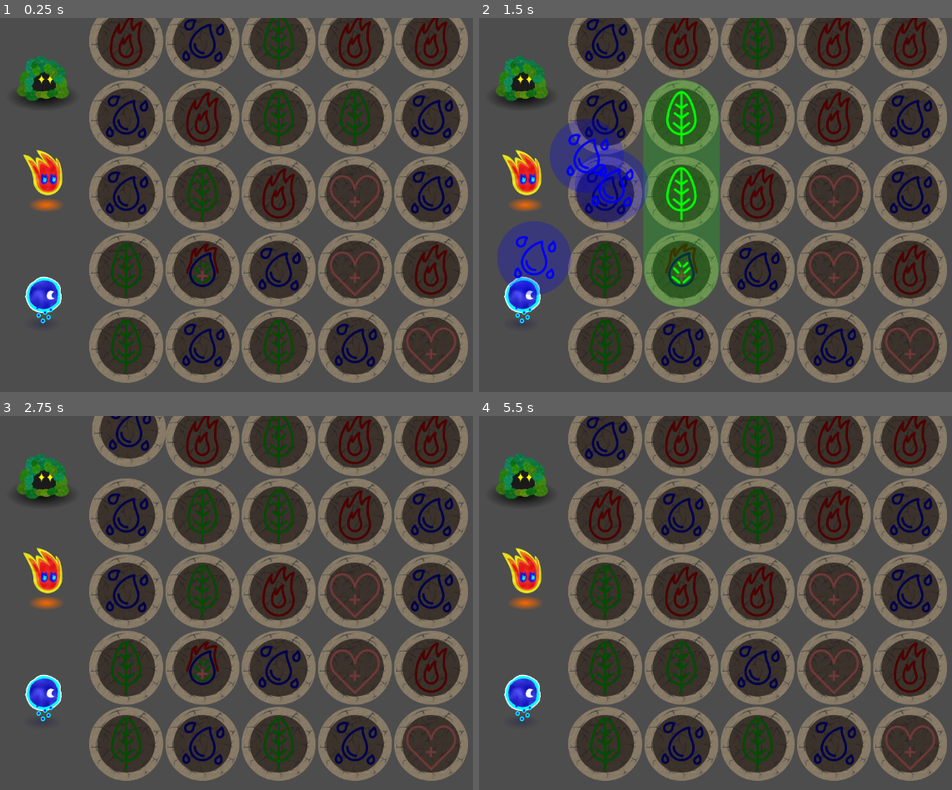
Above: before the commit, frames 1-4 (two rows, left to right).
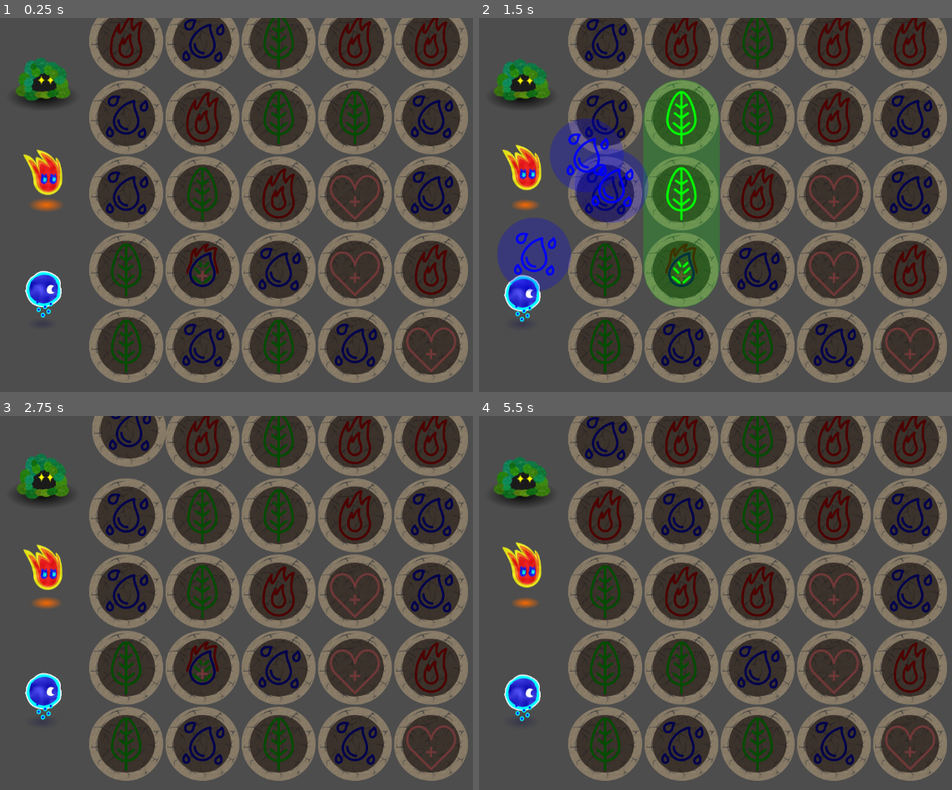
Above: after the commit, the same moments.

Repository: xorblo-doitus/Alygn
Game: Godot game, scene res://room/room.tscn
Two runs of this game, one before a commit and one after it. Both use one fixed random seed, a clock stepped at 60 frames per second and the inputs below.
Inputs (mouse positions are in pixels of both pictures, inside the frame that each line leads up to):
- Up to frame 1 (0.25 s): no input
- Up to frame 2 (1.5 s): drag from (606, 40) to (833, 122) at 0.52 s; drag from (606, 40) to (734, 279) at 1.27 s
- Up to frame 3 (2.75 s): move the mouse to (203, 438) at 2.02 s; click (203, 438) at 2.17 s
- Up to frame 4 (5.5 s): drag from (758, 438) to (568, 546) at 2.77 s; drag from (833, 438) to (800, 603) at 3.52 s; drag from (909, 438) to (668, 509) at 4.27 s; move the mouse to (606, 516) at 5.02 s; click (606, 516) at 5.17 s

The runs differ from the first frame. In frame 1, 0.9% of the frame differs, in the area x 3-15%, y 10-82%; in frame 2, 2.2%, in the area x 3-30%, y 10-82%; in frame 3, 0.8%; in frame 4, 1.2%.

Commit message:
Added idle animation to elemonsters

Diff:
--- a/room/elemonster/elemonster_resource_previewer.unexported.tscn
+++ b/room/elemonster/elemonster_resource_previewer.unexported.tscn
@@ -1,7 +1,7 @@
 [gd_scene load_steps=4 format=3 uid="uid://d0y6vm7fc3sn4"]
 
 [ext_resource type="PackedScene" uid="uid://2rcqv6b312p6" path="res://room/elemonster/elemonster_sprite.tscn" id="1_xhxcl"]
-[ext_resource type="Resource" uid="uid://bw50hlworwspi" path="res://room/elemonster/elemonster_resources/wisp.tres" id="2_selx1"]
+[ext_resource type="Resource" uid="uid://cl7hvpw5jvrih" path="res://room/elemonster/elemonster_resources/bush.tres" id="2_jdp1b"]
 
 [sub_resource type="GDScript" id="GDScript_21rtn"]
 script/source = "@tool
@@ -17,4 +17,4 @@
 
 [node name="ElemonsterSprite" parent="." instance=ExtResource("1_xhxcl")]
 script = SubResource("GDScript_21rtn")
-elemonster_resource = ExtResource("2_selx1")
+elemonster_resource = ExtResource("2_jdp1b")
--- a/room/elemonster/elemonster_resources/bush.tres
+++ b/room/elemonster/elemonster_resources/bush.tres
@@ -7,6 +7,7 @@
 [resource]
 script = ExtResource("1_fpa3r")
 sprite_texture = ExtResource("3_cq241")
+animation = &"breath"
 shadow_color = Color(0, 0, 0, 1)
 shadow_size = Vector2(0.5, 0.2)
 shadow_texture = ExtResource("2_o8ori")
--- a/room/elemonster/elemonster_resources/ogwater.tres
+++ b/room/elemonster/elemonster_resources/ogwater.tres
@@ -7,6 +7,7 @@
 [resource]
 script = ExtResource("1_whyl2")
 sprite_texture = ExtResource("3_tmwor")
+animation = &"floating"
 shadow_color = Color(0, 0, 0.290196, 0.294118)
 shadow_size = Vector2(0.25, 0.1)
 shadow_texture = ExtResource("2_8n102")
--- a/room/elemonster/elemonster_resources/wisp.tres
+++ b/room/elemonster/elemonster_resources/wisp.tres
@@ -7,6 +7,7 @@
 [resource]
 script = ExtResource("1_464ji")
 sprite_texture = ExtResource("3_oxihg")
+animation = &"floating"
 shadow_color = Color(0.992157, 0.415686, 0, 1)
 shadow_size = Vector2(0.25, 0.1)
 shadow_texture = ExtResource("2_2rmn2")
--- a/room/elemonster/elemonster_sprite.gd
+++ b/room/elemonster/elemonster_sprite.gd
@@ -17,6 +17,7 @@
 @onready var monster_sprite: Sprite2D = $Monster/MonsterSprite
 @onready var shadow: Marker2D = $Shadow
 @onready var monster: Marker2D = $Monster
+@onready var idle_animation_player: AnimationPlayer = $IdleAnimationPlayer
 
 
 func _ready() -> void:
@@ -43,6 +44,8 @@
 
 	monster_sprite.texture = elemonster_resource.sprite_texture
 	monster_sprite.position.y = 16 - elemonster_resource.sprite_texture.get_size().y/2.0
+	idle_animation_player.play(elemonster_resource.animation, -1, randf_range(0.8, 1.2))
+	idle_animation_player.advance(randf() * 10.0)
 
 
 func get_global_token_target() -> Vector2:
--- a/room/elemonster/elemonster_sprite.tscn
+++ b/room/elemonster/elemonster_sprite.tscn
@@ -1,8 +1,75 @@
-[gd_scene load_steps=4 format=3 uid="uid://2rcqv6b312p6"]
+[gd_scene load_steps=8 format=3 uid="uid://2rcqv6b312p6"]
 
 [ext_resource type="Script" path="res://room/elemonster/elemonster_sprite.gd" id="1_ktpf2"]
 [ext_resource type="Texture2D" uid="uid://s8c1te6lnxg" path="res://room/elemonster/shadows/circle.svg" id="2_c5oyn"]
 [ext_resource type="Texture2D" uid="uid://b4pa5shn6ohxp" path="res://room/elemonster/sprites/bush.png" id="3_i6nhs"]
+
+[sub_resource type="Animation" id="Animation_l2ql1"]
+resource_name = "floating"
+length = 4.0
+loop_mode = 1
+tracks/0/type = "value"
+tracks/0/imported = false
+tracks/0/enabled = true
+tracks/0/path = NodePath(".:monster_height")
+tracks/0/interp = 2
+tracks/0/loop_wrap = true
+tracks/0/keys = {
+"times": PackedFloat32Array(0, 2, 4),
+"transitions": PackedFloat32Array(1, 1, 1),
+"update": 0,
+"values": [0.0, 10.0, 0.0]
+}
+
+[sub_resource type="Animation" id="Animation_py3gw"]
+length = 0.001
+tracks/0/type = "value"
+tracks/0/imported = false
+tracks/0/enabled = true
+tracks/0/path = NodePath(".:monster_height")
+tracks/0/interp = 1
+tracks/0/loop_wrap = true
+tracks/0/keys = {
+"times": PackedFloat32Array(0),
+"transitions": PackedFloat32Array(1),
+"update": 0,
+"values": [0.0]
+}
+tracks/1/type = "value"
+tracks/1/imported = false
+tracks/1/enabled = true
+tracks/1/path = NodePath("Monster:scale")
+tracks/1/interp = 1
+tracks/1/loop_wrap = true
+tracks/1/keys = {
+"times": PackedFloat32Array(0),
+"transitions": PackedFloat32Array(1),
+"update": 0,
+"values": [Vector2(1, 1)]
+}
+
+[sub_resource type="Animation" id="Animation_fg2bd"]
+resource_name = "breath"
+loop_mode = 2
+tracks/0/type = "value"
+tracks/0/imported = false
+tracks/0/enabled = true
+tracks/0/path = NodePath("Monster:scale")
+tracks/0/interp = 2
+tracks/0/loop_wrap = true
+tracks/0/keys = {
+"times": PackedFloat32Array(0, 1),
+"transitions": PackedFloat32Array(1, 1),
+"update": 0,
+"values": [Vector2(1, 1), Vector2(1.1, 0.9)]
+}
+
+[sub_resource type="AnimationLibrary" id="AnimationLibrary_0g1hf"]
+_data = {
+"RESET": SubResource("Animation_py3gw"),
+"breath": SubResource("Animation_fg2bd"),
+"floating": SubResource("Animation_l2ql1")
+}
 
 [node name="ElemonsterSprite" type="Node2D"]
 script = ExtResource("1_ktpf2")
@@ -18,3 +85,8 @@
 
 [node name="MonsterSprite" type="Sprite2D" parent="Monster"]
 texture = ExtResource("3_i6nhs")
+
+[node name="IdleAnimationPlayer" type="AnimationPlayer" parent="."]
+libraries = {
+"": SubResource("AnimationLibrary_0g1hf")
+}
